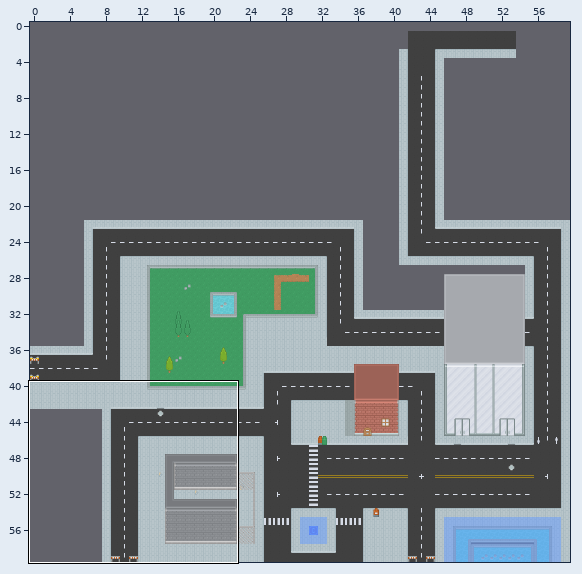
Two states of a Tiled map, android/assets/test.tmx. Above: a wide view before the commit, with the close-up outlined.
Close-up. Old version:
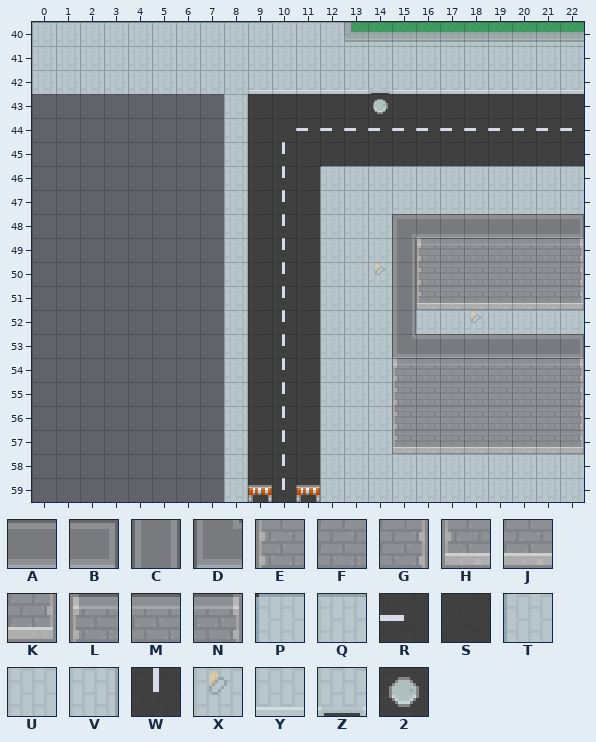
Cells are 16x16 px. Shown: x 0..22, y 40..59. The commit also changed other parts of the map, which this record leaves out.
Key: from "tileset": A 86, B 87, C 125, D 126, E 195, F 196, G 197, H 309, J 310, K 311, L 347, M 348, N 349, P 728, Q 729, R 731, S 733, T 766, U 767, V 768, W 769, X 804, Y 843, Z 882, 2 921.
_ is an empty cell, # one hidden under a higher layer.
Layers that did not change in this view are not listed.
Layer "background" before, first column x 0:
40 QQQQQQQQQQUUUUUUUUUUUUU
41 UUUUUUUUUUUUUUUUUUUUUUU
42 UUUUUUUUUYYYYYZYYYYYYYY
43 ________VSSSSS2SSSSSSSS
44 ________VSSRRRRRRRRRRRR
45 ________VSWSSSSSSSSSSSS
46 ________VSWSPQQQQQQQQQQ
47 ________VSWSTUUUUUUUUUU
48 ________VSWSTUU########
49 ________VSWSTUU########
50 ________VSWSTUXCEFFFFFG
51 ________VSWSTUUCHJJJJJK
52 ________VSWSTUUCUUXUUUU
53 ________VSWSTUUDAAAAAAB
54 ________VSWSTUULMMMMMMN
55 ________VSWSTUUEFFFFFFG
56 ________VSWSTUUEFFFFFFG
57 ________VSWSTUUHJJJJJJK
58 ________VSWSTUUUUUUUUUU
59 ________VSWSTUUUUUUUUUU
Once edited:
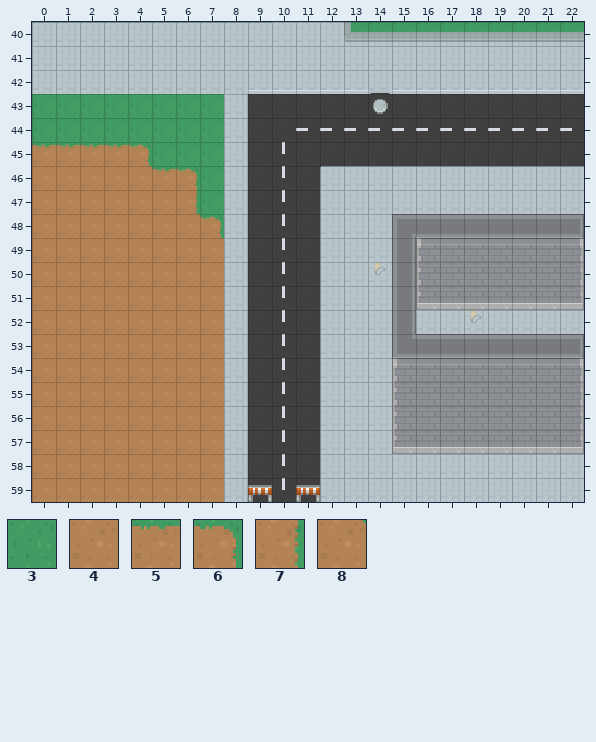
Further tiles: from "tileset": 3 912, 4 916, 5 961, 6 962, 7 1000, 8 1001.
The exact change:
Changed rows in their new state; . is an unchanged cell.
Layer "background":
first column x 0:
43 33333333
44 33333333
45 55556333
46 44448563
47 44444473
48 44444446
49 44444448
50 44444444
51 44444444
52 44444444
53 44444444
54 44444444
55 44444444
56 44444444
57 44444444
58 44444444
59 44444444
Changed places in both close-ups, as pixel boxes (x1, y1, x2, y2):
added: (32, 94, 224, 502)
